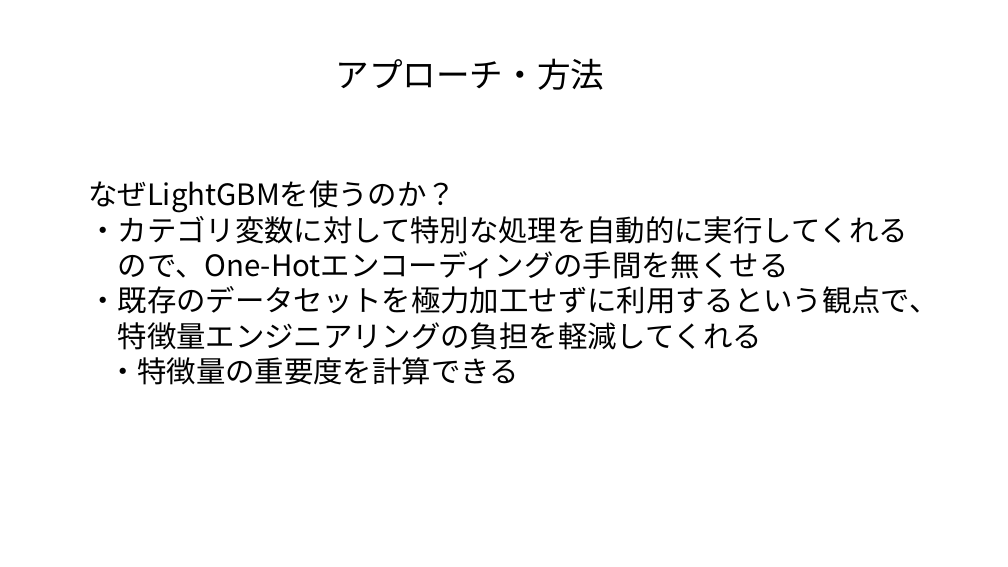
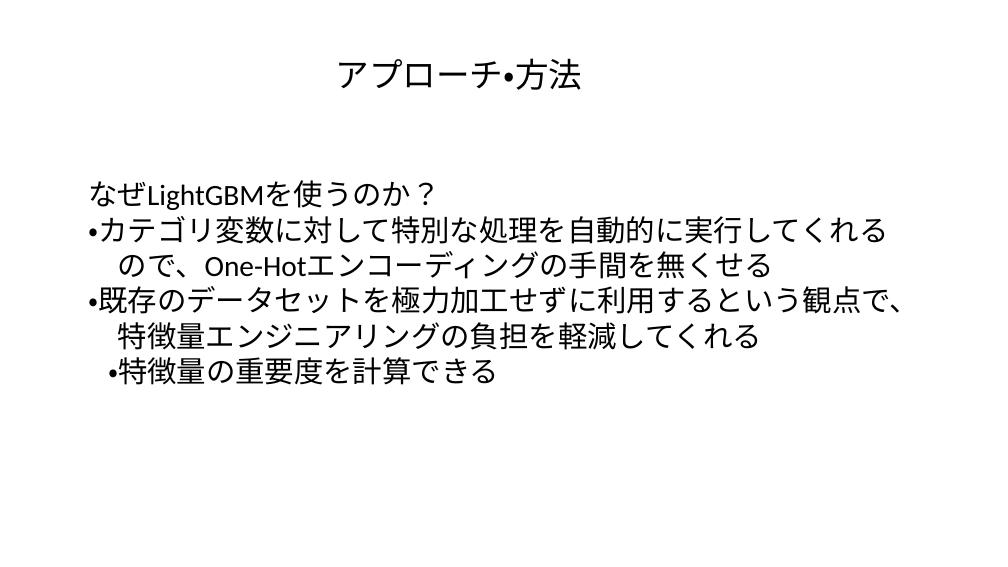
Before and after one commit to tsuru-kazu/research, a slide deck: slide 9 of docs/PD3_interim_report.pptx. Drawn at 1008x567 pixels with LibreOffice and Linux fonts; fonts in the diff are those of the drawing. Boxes give left, top, right and bottom in pixels: in the first picture for what was removed or moved away, otherwise in the second. Text is boxed around its words. In the diff, an @@ line names an element or a change of style, - is before the commit and + after.

```diff
--- a/docs/PD3_interim_report.pptx
+++ b/docs/PD3_interim_report.pptx
@@ text "アプローチ・方法" at box(336, 58, 583, 90): font Noto Sans CJK JP to Calibri @@
@@ text "なぜLightGBMを使うのか？" at box(88, 180, 919, 385): font Noto Sans CJK JP to Calibri @@
```
Also in this commit, not shown: 10 other slides changed, 4 other files.
